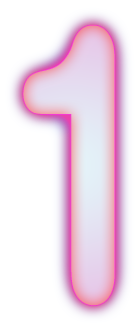
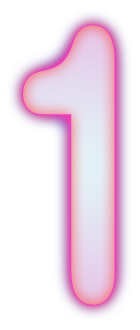
Revision of a layered 140 × 330 image; what changed, layer by layer:
painted on "clock copy 11" over (23, 25, 115, 306)
painted on "clock copy 10" over (23, 25, 115, 306)